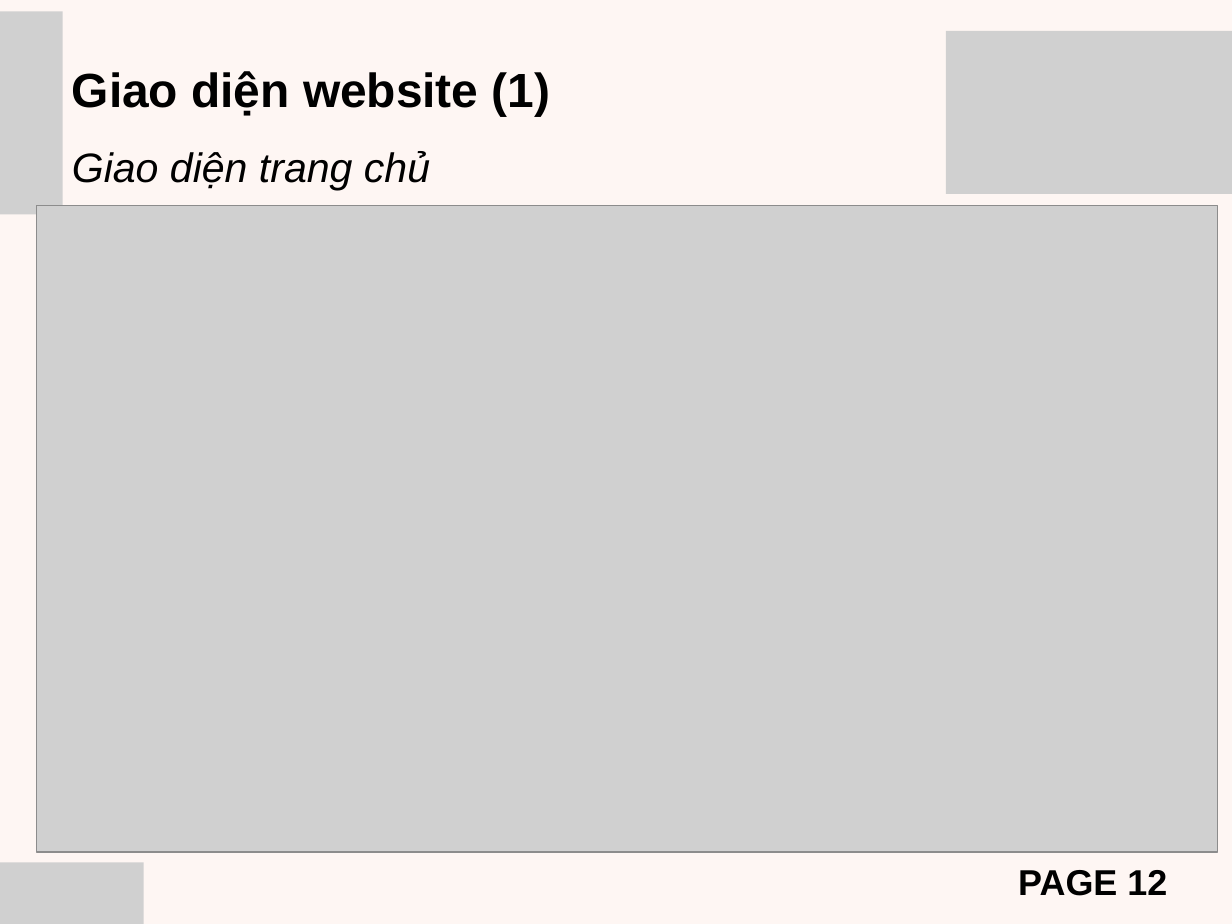
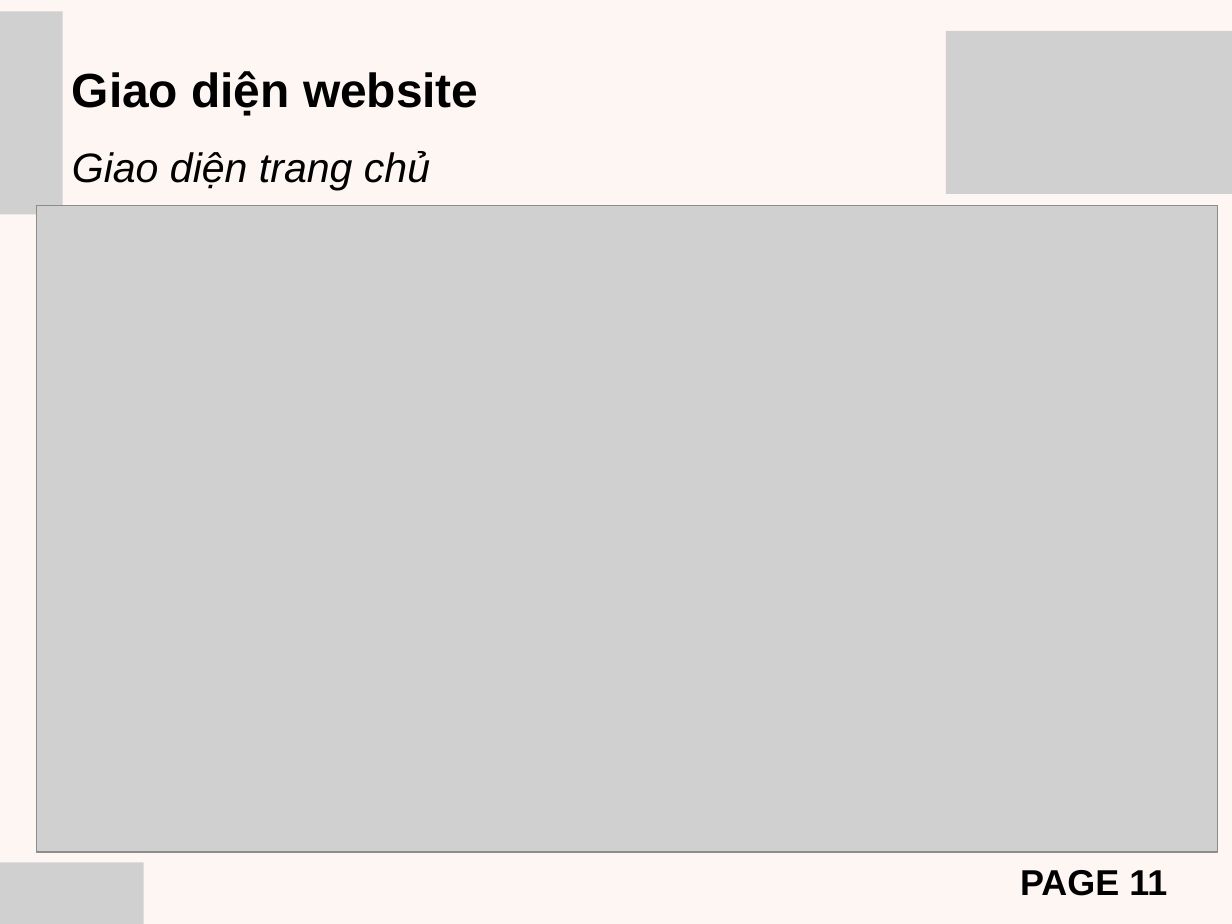
Before and after one commit to QueAnh068/csn-da23ttb-thachnguyenqueanh-webquanlythuvien, a slide deck: slide 11 of thesis/BaoCaoCSNHT.pptx (slide 12 before the commit). Drawn at 1232x924 pixels with LibreOffice and Linux fonts; fonts in the diff are those of the drawing; grey boxes stand for pictures. Boxes give left, top, right and bottom in pixels: in the first picture for what was removed or moved away, otherwise in the second. Text is boxed around its words. In the diff, an @@ line names an element or a change of style, - is before the commit and + after.

```diff
--- a/thesis/BaoCaoCSNHT.pptx
+++ b/thesis/BaoCaoCSNHT.pptx
@@ text at [72,71,478,116]: text changed @@
-Giao diện website (1)
+Giao diện website
@@ text at [1020,870,1167,896]: text changed @@
-PAGE 12
+PAGE 11
```
Also in this commit, not shown: 6 other slides changed, 3 slides added, 8 slides removed.
